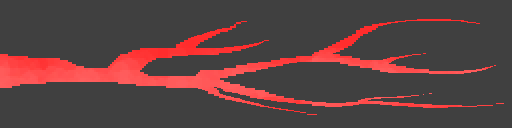
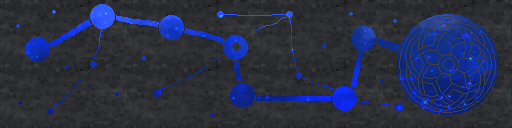
Two versions of the same layered image (512 × 128). Layer-by-layer changes:
moved "레이어 0" into group "HP", painted on it over [0, 0, 512, 128]
moved "레이어 1" into group "HP", painted on it over [0, 0, 512, 128]
added group "MP" with 6 layers over [0, 0, 512, 128]
added layer "레이어 3 사본 3" (overlay) in group "MP" over [0, 0, 512, 128]
added layer "레이어 6" in group "MP" over [0, 0, 512, 128]
added layer "레이어 9" (color dodge) in group "MP" over [0, 0, 512, 128]
added layer "레이어 8" in group "MP" over [11, 0, 512, 128]
added layer "레이어 3 사본 2" in group "MP" over [0, 0, 512, 128]
